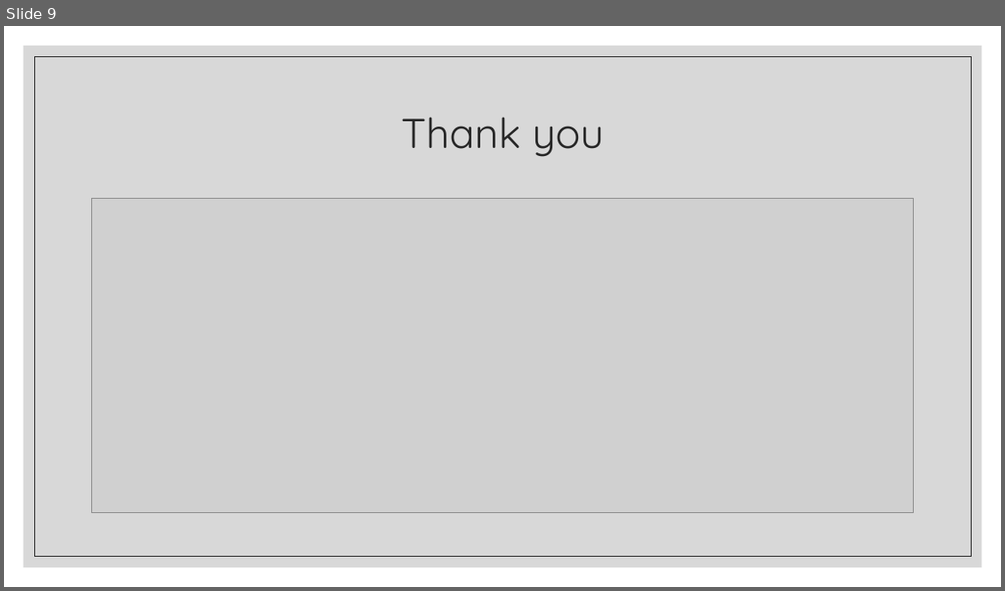
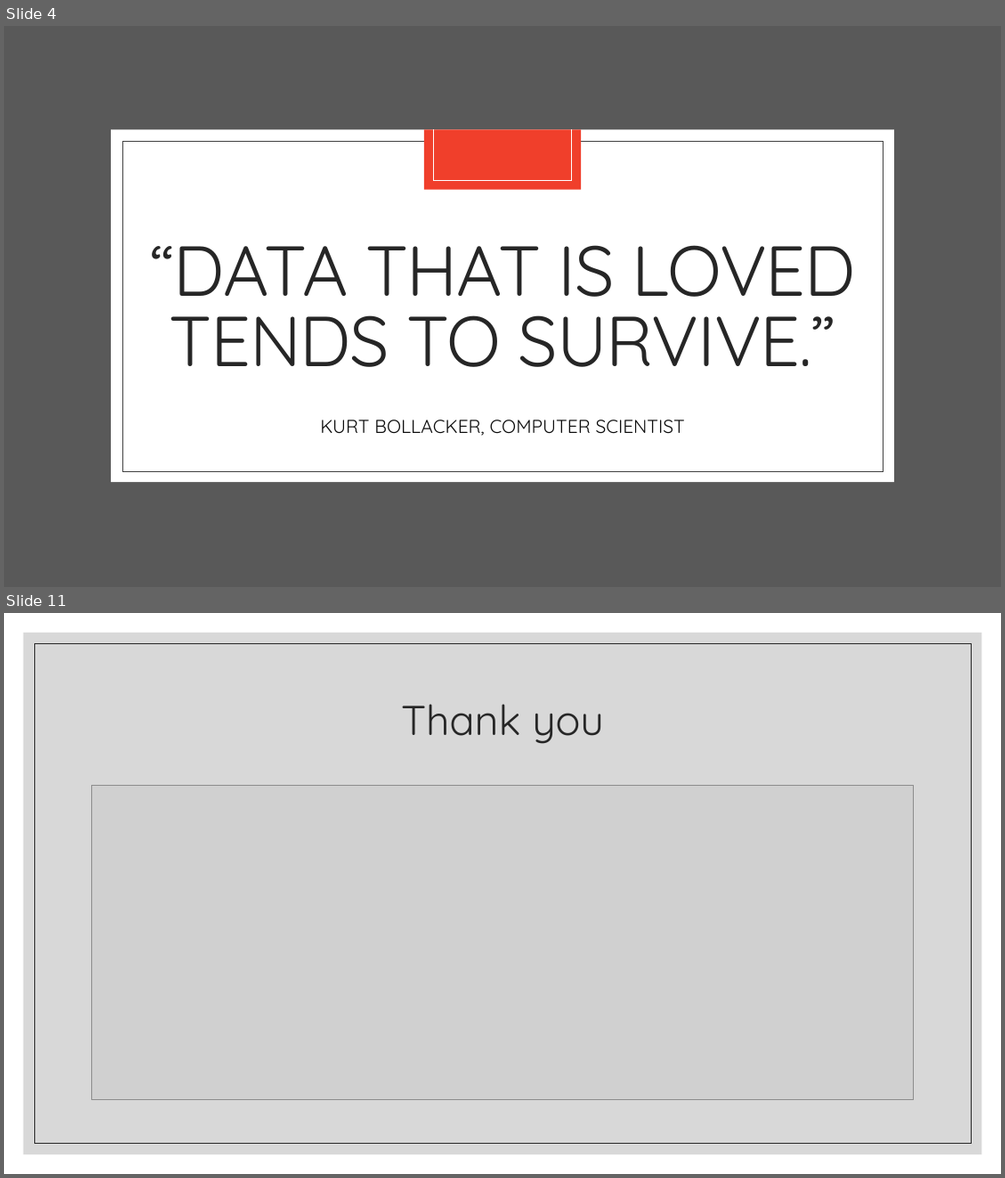
Before and after one commit to JeniLam/Spotify-Dashboard, a slide deck: gOGOGAGA.pptx. Shown one above the other, each under a label of ours: slide 9 before the commit, slides 4 and 11 after it; the slides between them are not shown. The pictures are 1005x591 and 1005x1178 pixels, drawn with LibreOffice and Linux fonts; fonts in the diff are those of the drawing; grey boxes stand for pictures. Boxes give left, top, right and bottom in pixels: in the first picture for what was removed or moved away, otherwise in the second. Text is boxed around its words. In the diff, an @@ line names an element or a change of style, - is before the commit and + after.

```diff
--- a/gOGOGAGA.pptx
+++ b/gOGOGAGA.pptx
@@ slide 4 added at [4,26,1001,587], background #FFFFFF @@
@@ rectangle added at [4,26,1001,587], fill #595959 @@
@@ rectangle added at [111,130,894,483], fill #FFFFFF @@
@@ rectangle added at [424,130,582,190], fill #F03F2B @@
@@ line added from (433, 130) to (433, 180), #FFFFFF 0.5 pt @@
@@ line added from (572, 130) to (572, 180), #FFFFFF 0.5 pt @@
@@ rectangle added at [122,141,882,471], outline #404040 0.5 pt @@
@@ line added from (433, 180) to (572, 180), #FFFFFF 0.5 pt @@
@@ title added at [150,245,856,367], 68 pt, text #262626 @@
+“DATA THAT IS LOVED TENDS TO SURVIVE.”
@@ text added at [320,419,685,435], 18 pt, text #0D0D0D @@
+KURT BOLLACKER, COMPUTER SCIENTIST
@@ what was slide 9 is now slide 11 @@
```
Also in this commit, not shown: 7 slides changed, 2 other slides added, 1 slide removed, 1 other file.
